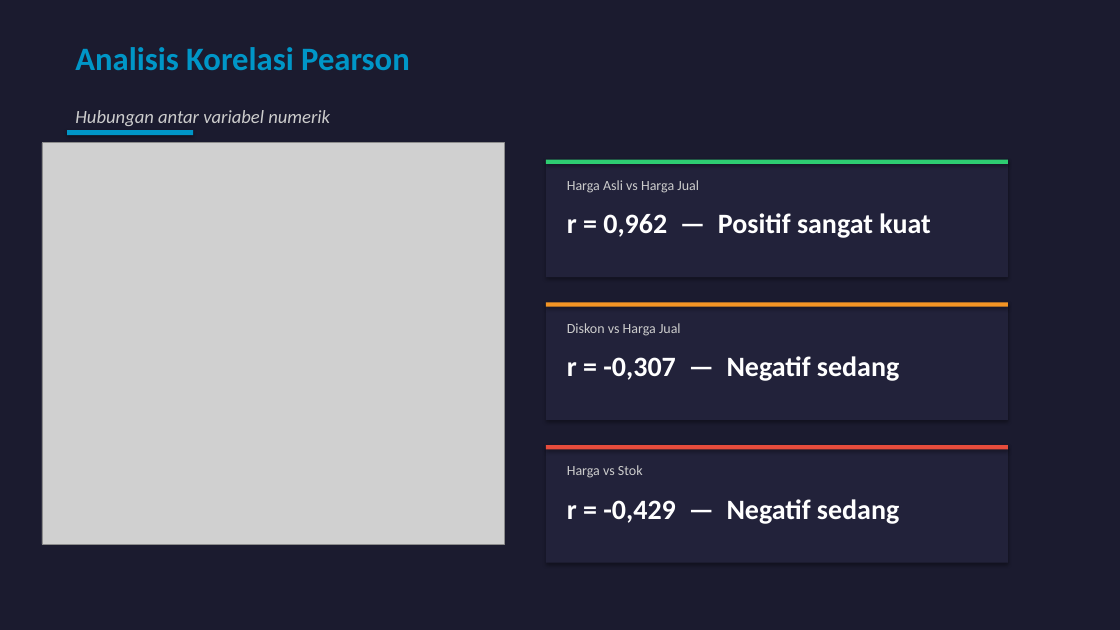
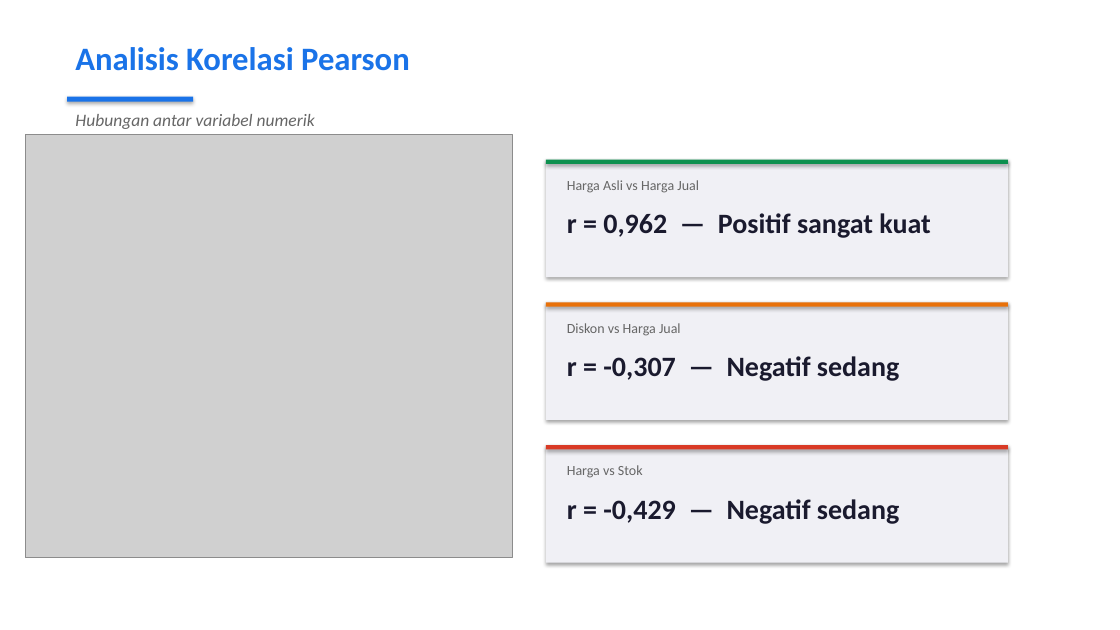
Before and after one commit to gadingnst/project-data-science, a slide deck: slide 5 of uas/presentasi_jurnal_artikel.pptx (slide 7 before the commit). Drawn at 1120x630 pixels with LibreOffice and Linux fonts; fonts in the diff are those of the drawing; grey boxes stand for pictures. Boxes give left, top, right and bottom in pixels: in the first picture for what was removed or moved away, otherwise in the second. Text is boxed around its words. In the diff, an @@ line names an element or a change of style, - is before the commit and + after.

Commit message:
feat(uas): revamp 2 PPTs with distinct themes + presentation scripts
PPT Gading (dark theme, 11 slides):
- Web scraping, statistik deskriptif, regresi linier, k-Means clustering
- Business insights & rekomendasi

PPT Rina (white/light theme, 11 slides):
- Latar belakang, CRISP-DM, data cleaning, korelasi Pearson
- Klasifikasi DT/RF, Big Data 5V

Scripts:
- skrip_presentasi_gading.md (Zoom recording cheatsheet)
- skrip_presentasi_rina.md (Zoom recording cheatsheet)

```diff
--- a/uas/presentasi_jurnal_artikel.pptx
+++ b/uas/presentasi_jurnal_artikel.pptx
@@ background #1B1B2F to #FFFFFF @@
@@ text "Analisis Korelasi Pearson" at (x1=75, y1=47, x2=410, y2=71): text colour #0096C7 to #1A73E8 @@
@@ text "Hubungan antar variabel numerik" at (x1=75, y1=114, x2=315, y2=129): size 16 to 15 pt, text colour #CCCCCC to #666666 @@
@@ rectangle moved from (x1=67, y1=130, x2=193, y2=135) to (x1=67, y1=97, x2=193, y2=102) @@
@@ rectangle at (x1=67, y1=97, x2=193, y2=102): fill #0096C7 to #1A73E8 @@
@@ picture resized from (x1=42, y1=143, x2=504, y2=544) to (x1=25, y1=134, x2=513, y2=558) @@
@@ rectangle at (x1=546, y1=160, x2=1008, y2=164): fill #2ECC71 to #0D904F @@
@@ rectangle at (x1=546, y1=302, x2=1008, y2=307): fill #F39424 to #E8710A @@
@@ fill #22223A to #F0F0F5 in 3 elements at (x1=546, y1=160, x2=1008, y2=277), (x1=546, y1=302, x2=1008, y2=420), (x1=546, y1=445, x2=1008, y2=563) @@
@@ rectangle at (x1=546, y1=445, x2=1008, y2=450): fill #E74C3C to #D93A25 @@
@@ text colour #CCCCCC to #666666 in 3 elements at (x1=567, y1=180, x2=699, y2=193), (x1=567, y1=323, x2=681, y2=336), (x1=567, y1=465, x2=643, y2=478) @@
@@ text colour #FFFFFF to #1A1A2E in 3 elements at (x1=567, y1=213, x2=930, y2=238), (x1=567, y1=356, x2=899, y2=381), (x1=567, y1=499, x2=899, y2=524) @@
```
Also in this commit, not shown: 6 other slides changed, 4 slides added, 8 slides removed, 3 other files.
